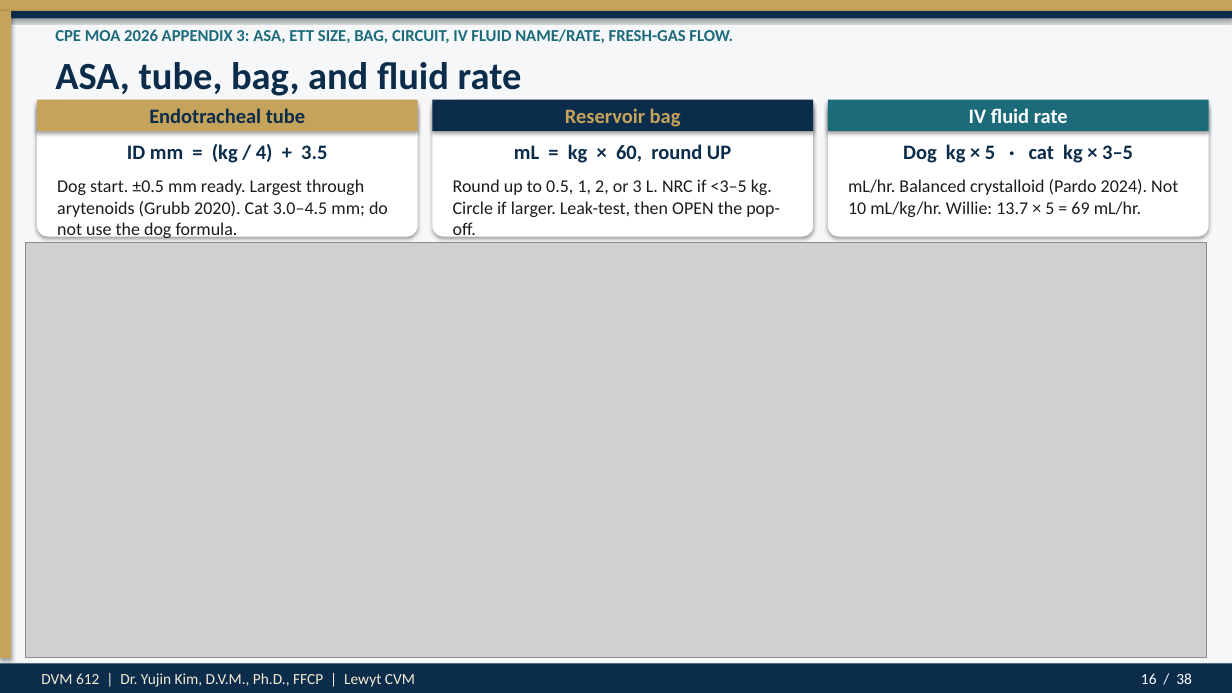
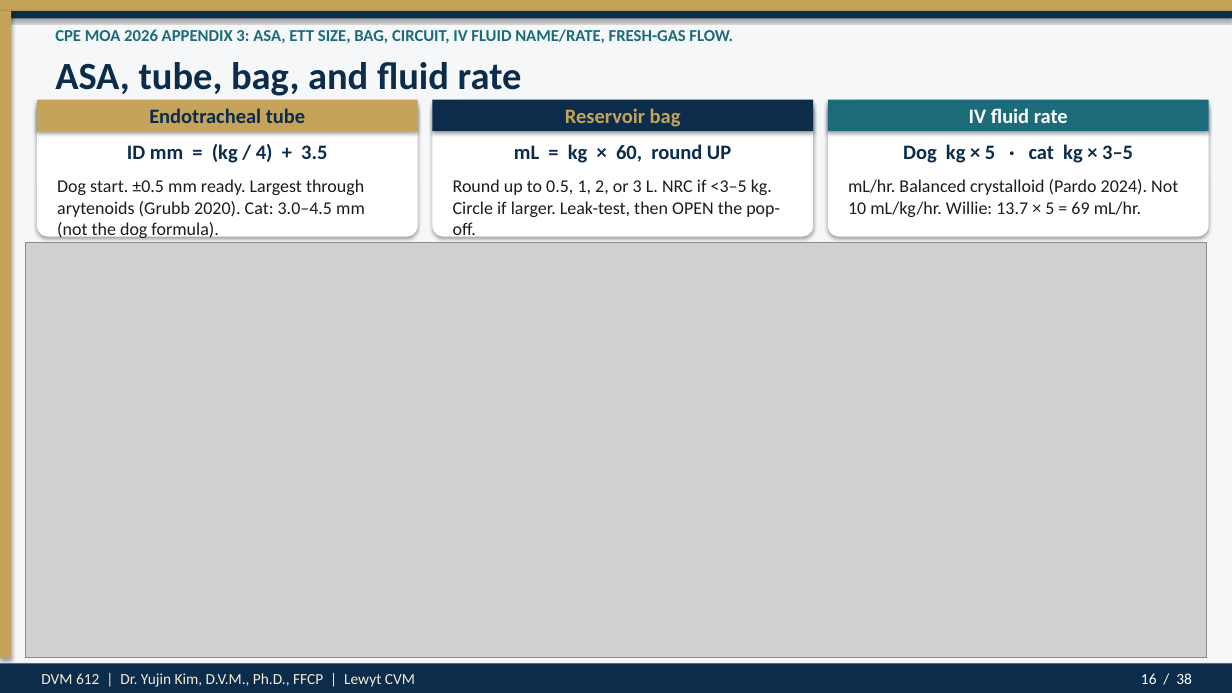
Before and after one commit to drkimvet/happycare, a slide deck: slide 16 of lectures/DVM-612_Week4_Preop_PatientPrep_Postop.pptx. Drawn at 1232x693 pixels with LibreOffice and Linux fonts; fonts in the diff are those of the drawing; grey boxes stand for pictures. Boxes give left, top, right and bottom in pixels: in the first picture for what was removed or moved away, otherwise in the second. Text is boxed around its words. In the diff, an @@ line names an element or a change of style, - is before the commit and + after.

```diff
--- a/lectures/DVM-612_Week4_Preop_PatientPrep_Postop.pptx
+++ b/lectures/DVM-612_Week4_Preop_PatientPrep_Postop.pptx
@@ text at bbox=[57, 179, 365, 239]: text changed @@
-Dog start. ±0.5 mm ready. Largest through arytenoids (Grubb 2020). Cat 3.0–4.5 mm; do not use the dog formula.
+Dog start. ±0.5 mm ready. Largest through arytenoids (Grubb 2020). Cat: 3.0–4.5 mm (not the dog formula).
```
Also in this commit, not shown: 3 other files.
